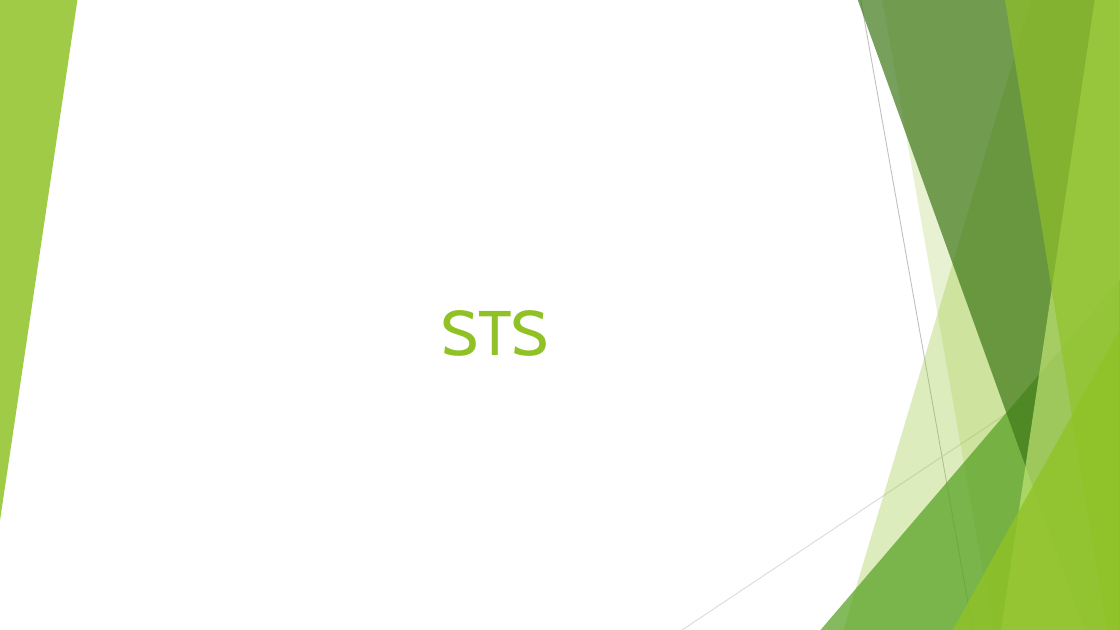
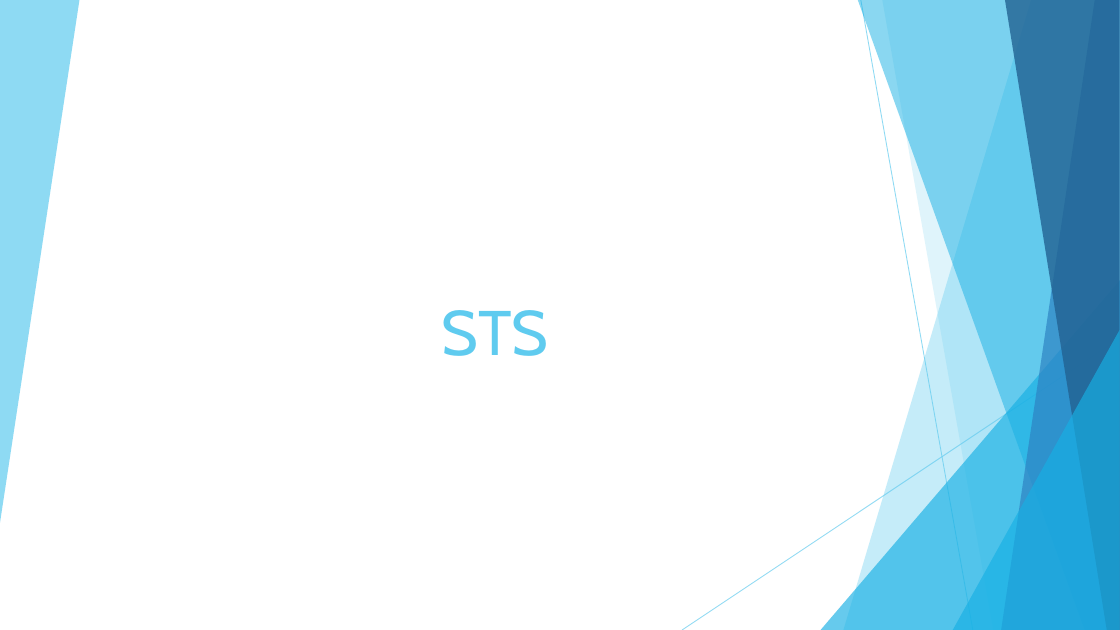
Before and after one commit to todorzhelev/STS, a slide deck: slide 1 of presentation/present2.pptx. Drawn at 1120x630 pixels with LibreOffice and Linux fonts; fonts in the diff are those of the drawing. Boxes give left, top, right and bottom in pixels: in the first picture for what was removed or moved away, otherwise in the second. Text is boxed around its words. In the diff, an @@ line names an element or a change of style, - is before the commit and + after.

```diff
--- a/presentation/present2.pptx
+++ b/presentation/present2.pptx
@@ triangle removed at (0,0,77,521) @@
@@ freeform shape added at (0,0,79,523), fill #5FCBEF at 70% opacity @@
@@ freeform shape at (844,0,1120,630): fill #90C226 at 30% opacity to #5FCBEF at 36% opacity @@
@@ freeform shape at (858,0,1120,630): fill #3F7819 at 70% opacity to #17B0E4 at 50% opacity @@
@@ line (861, 0) - (973, 630): stroke #BFBFBF 0.75 pt to #5FCBEF 0.75 pt @@
@@ freeform shape at (882,0,1120,630): fill #90C226 at 20% opacity to #5FCBEF at 20% opacity @@
@@ freeform shape at (1002,0,1120,630): fill #C0E474 at 70% opacity to #2E83C3 at 70% opacity @@
@@ freeform shape at (1005,0,1120,630): fill #90C226 at 65% opacity to #226292 at 80% opacity @@
@@ title "STS" at (442,310,549,356): text colour #90C226 to #5FCBEF @@
@@ triangle at (821,280,1120,630): fill #54A021 at 72% opacity to #17B0E4 at 66% opacity @@
@@ line (1120, 339) - (682, 630): stroke #D9D9D9 0.75 pt to #5FCBEF 0.75 pt @@
@@ triangle at (953,330,1120,630): fill #90C226 at 80% opacity to #17B0E4 at 66% opacity @@
```
Also in this commit, not shown: 6 other slides changed, 2 slides added, 2 slides removed.
